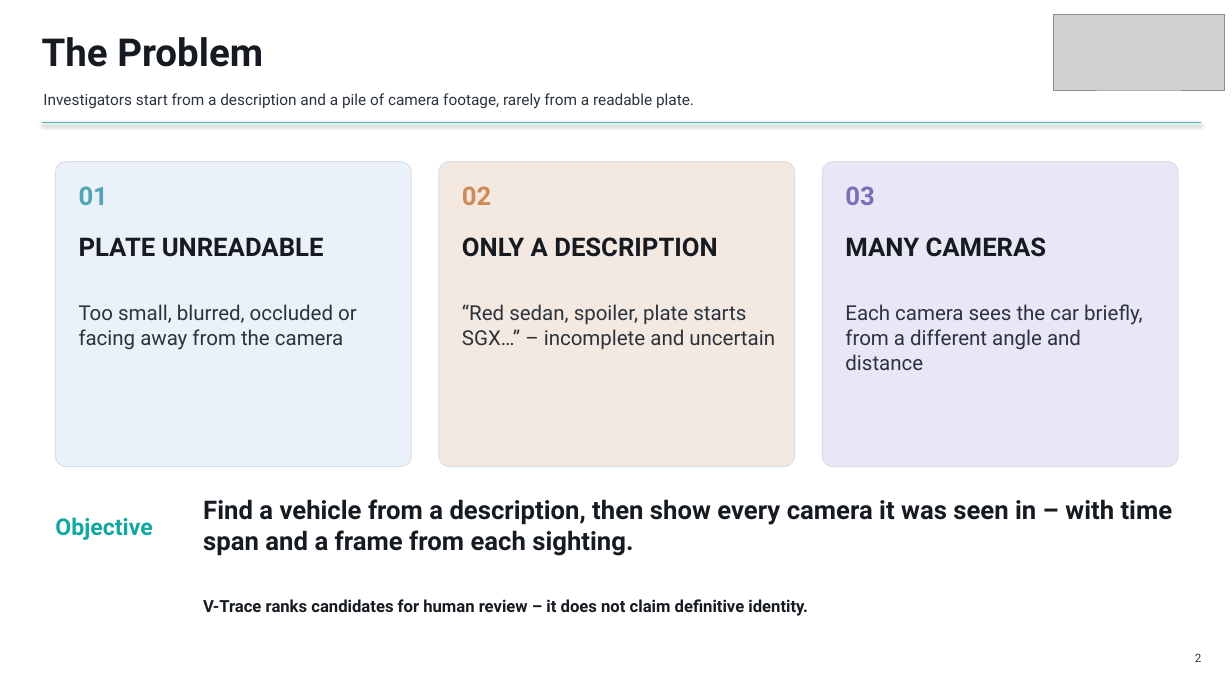
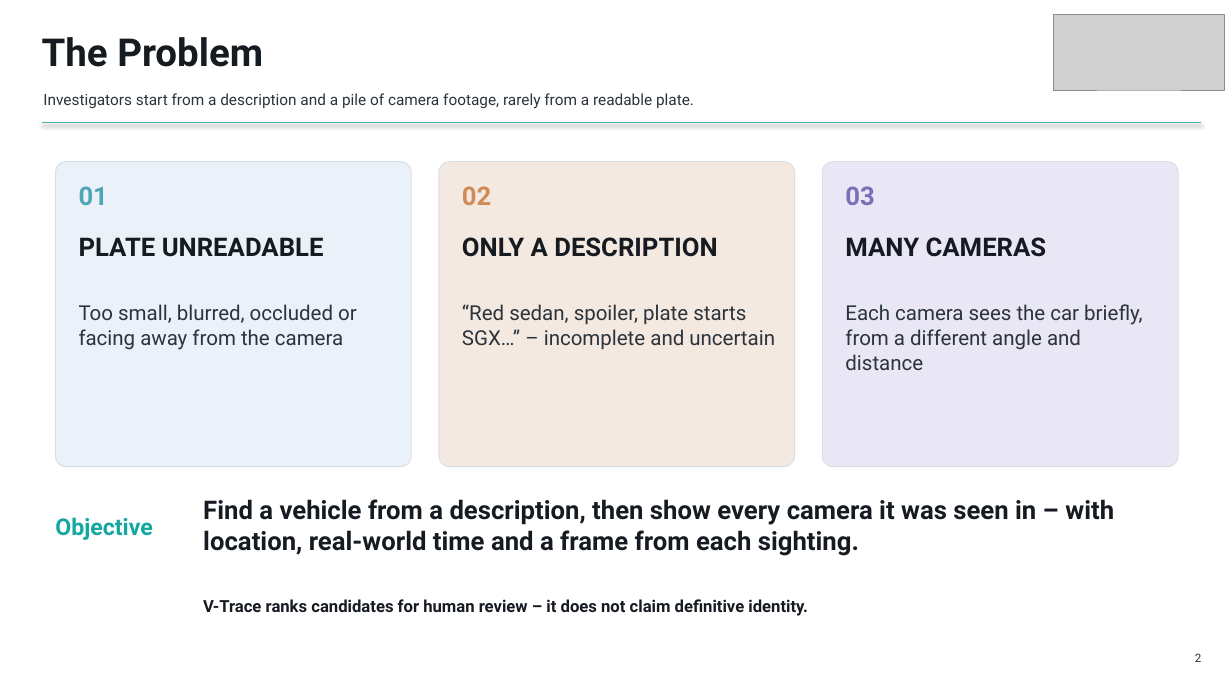
Before and after one commit to GurneetKB/V-Trace, a slide deck: slide 2 of deliverables/V-Trace_Final_Presentation.pptx. Drawn at 1232x693 pixels with LibreOffice and Linux fonts; fonts in the diff are those of the drawing; grey boxes stand for pictures. Boxes give left, top, right and bottom in pixels: in the first picture for what was removed or moved away, otherwise in the second. Text is boxed around its words. In the diff, an @@ line names an element or a change of style, - is before the commit and + after.

```diff
--- a/deliverables/V-Trace_Final_Presentation.pptx
+++ b/deliverables/V-Trace_Final_Presentation.pptx
@@ text at bbox=[203, 499, 1114, 556]: text changed @@
-Find a vehicle from a description, then show every camera it was seen in – with time span and a frame from each sighting.
+Find a vehicle from a description, then show every camera it was seen in – with location, real-world time and a frame from each sighting.
```
Also in this commit, not shown: 7 other slides changed, 27 other files.
